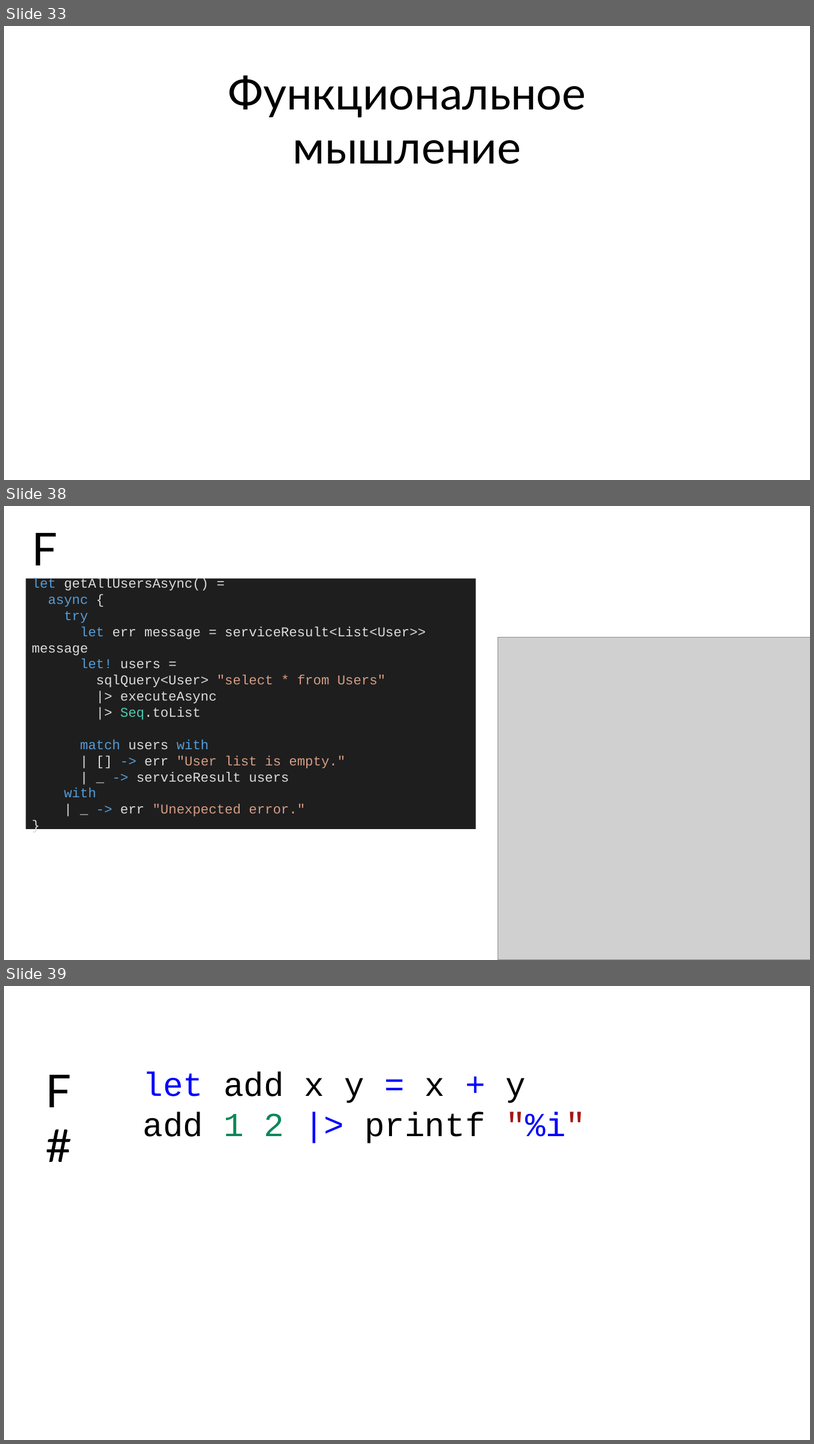
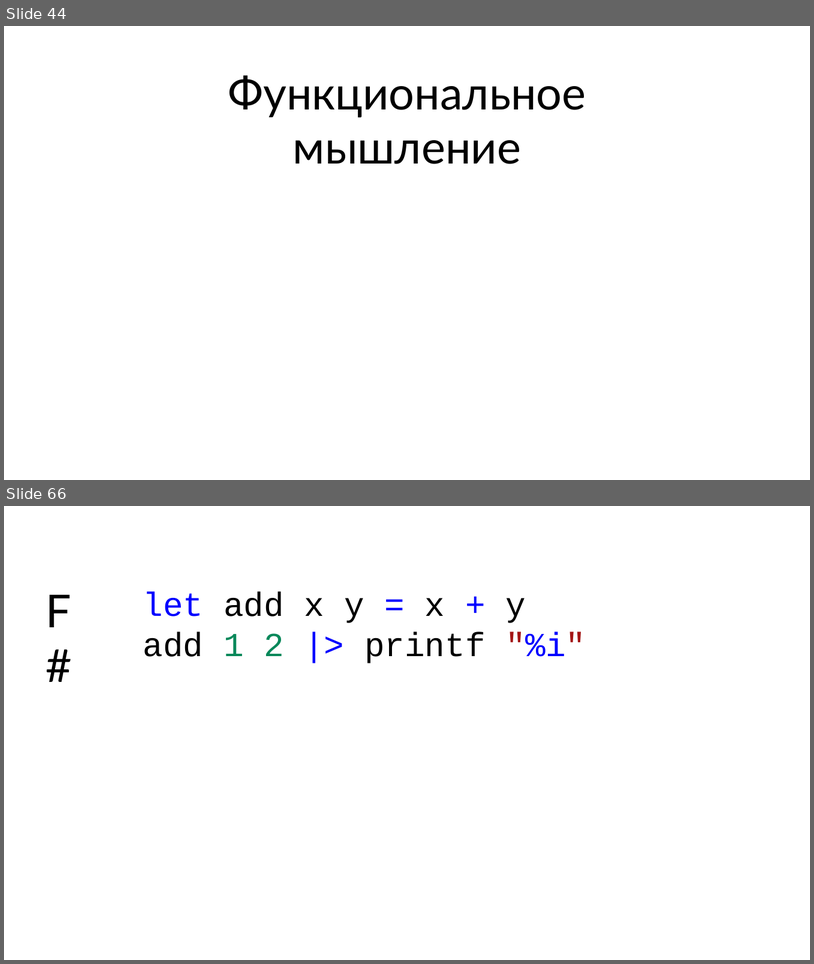
Before and after one commit to Dolfik1/Presentations, a slide deck: 22-09-2018-it-meetup4/Introduction to FSharp.pptx. Shown one above the other, each under a label of ours: slides 33, 38 and 39 before the commit, slides 44 and 66 after it; the slides between them are not shown. The pictures are 814x1444 and 814x964 pixels, drawn with LibreOffice and Linux fonts; fonts in the diff are those of the drawing; grey boxes stand for pictures. Boxes give left, top, right and bottom in pixels: in the first picture for what was removed or moved away, otherwise in the second. Text is boxed around its words. In the diff, an @@ line names an element or a change of style, - is before the commit and + after.

```diff
--- a/22-09-2018-it-meetup4/Introduction to FSharp.pptx
+++ b/22-09-2018-it-meetup4/Introduction to FSharp.pptx
@@ slide 38 removed at bbox=[4, 506, 810, 960], background #FFFFFF @@
@@ text removed at bbox=[32, 532, 57, 565] @@
-F#
@@ rectangle removed at bbox=[26, 579, 476, 829] @@
-let getAllUsersAsync() =
-async {
-try
-let err message = serviceResult<List<User>> message
-let! users =
-sqlQuery<User> "select * from Users"
-|> executeAsync
-|> Seq.toList
-match users with
-| [] -> err "User list is empty."
-| _ -> serviceResult users
-with
-| _ -> err "Unexpected error."
-}
@@ picture removed at bbox=[498, 637, 810, 960] @@
@@ what was slide 33 is now slide 44 @@
@@ what was slide 39 is now slide 66 @@
```
Also in this commit, not shown: 16 slides changed, 33 slides added, 5 other slides removed.
